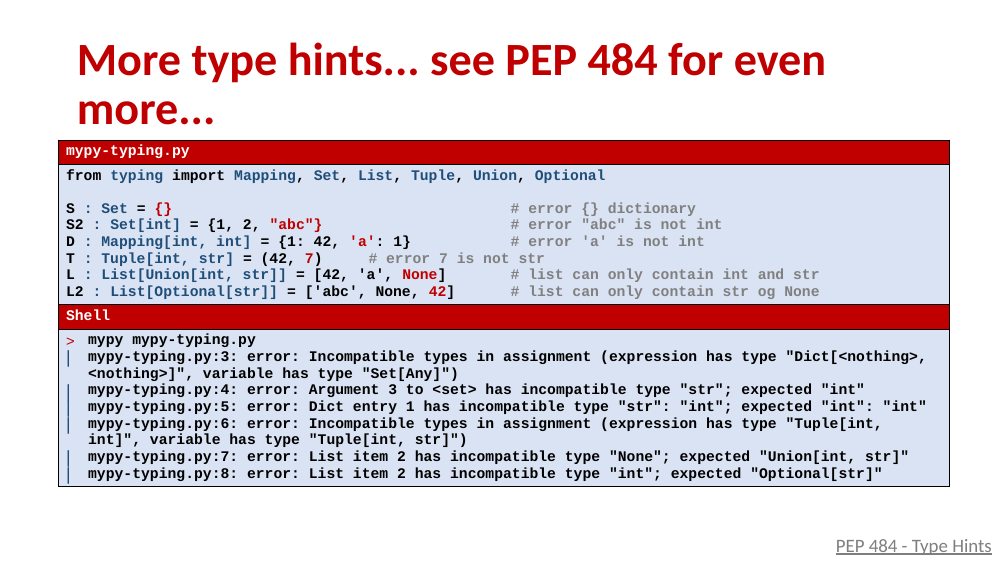
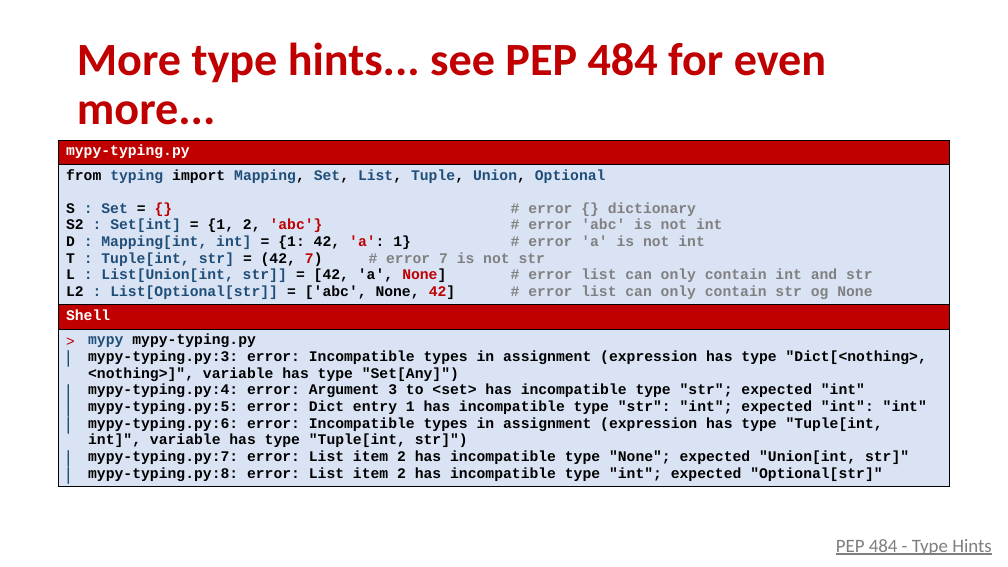
Before and after one commit to gsbrodal/gsbrodal.github.io, a slide deck: slide 34 of ipsa/slides/testing.pptx (slide 33 before the commit). Drawn at 1008x567 pixels with LibreOffice and Linux fonts; fonts in the diff are those of the drawing. Boxes give left, top, right and bottom in pixels: in the first picture for what was removed or moved away, otherwise in the second. Text is boxed around its words. In the diff, an @@ line names an element or a change of style, - is before the commit and + after.

```diff
--- a/ipsa/slides/testing.pptx
+++ b/ipsa/slides/testing.pptx
@@ table at box(58, 140, 949, 505) @@
@@ row 2, column 1: "from typing import Mapping, Set, List, Tuple, Union, Optional / S : Set = {} # error {} dictionary / S2 : Set[int] = {1, 2, "abc"} # error "abc" is not int / D : Mapping[int, int] = {1: 42, 'a': 1} # error 'a' is not int / T : Tuple[int, str] = (42, 7) # error 7 is not str / L : List[Union[int, str]] = [42, 'a', None] # list can only contain int and str / L2 : List[Optional[str]] = ['abc', None, 42] # list can only contain str og None" to "from typing import Mapping, Set, List, Tuple, Union, Optional / S : Set = {} # error {} dictionary / S2 : Set[int] = {1, 2, 'abc'} # error 'abc' is not int / D : Mapping[int, int] = {1: 42, 'a': 1} # error 'a' is not int / T : Tuple[int, str] = (42, 7) # error 7 is not str / L : List[Union[int, str]] = [42, 'a', None] # error list can only contain int and str / L2 : List[Optional[str]] = ['abc', None, 42] # error list can only contain str og None" @@
@@ text colour #000000 to #1F4E79 in "mypy" @@
```
Also in this commit, not shown: 19 other slides changed, 3 slides added, 1 slide removed, 4 other files.
